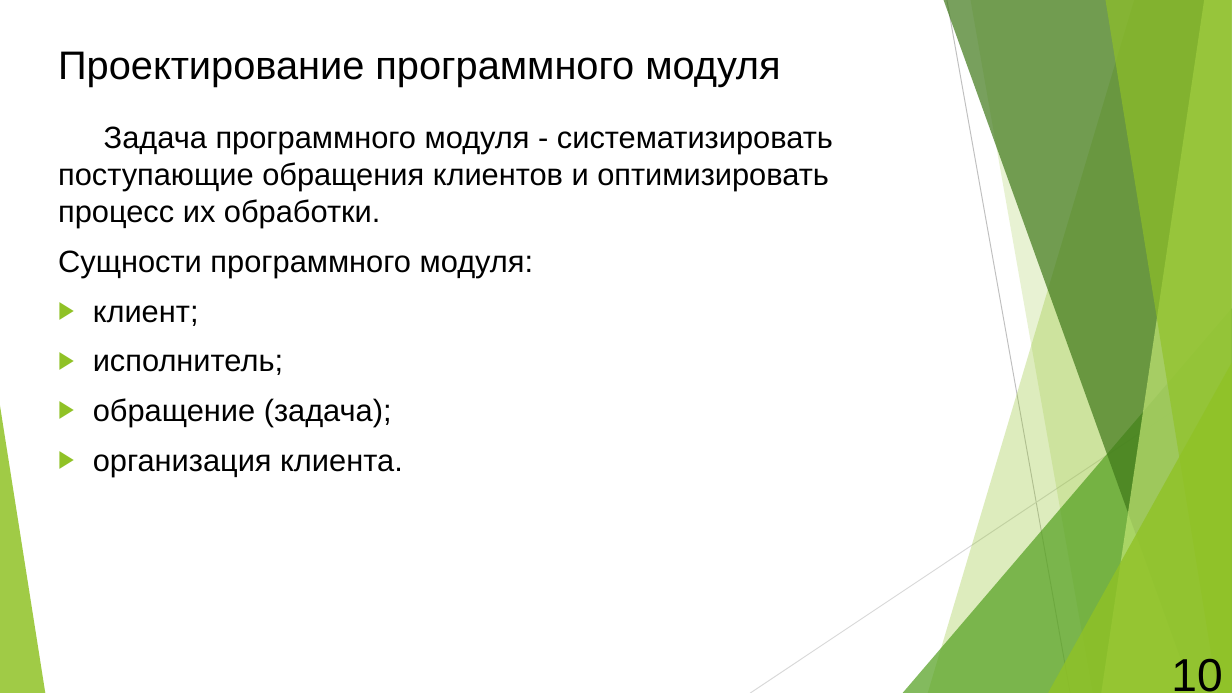
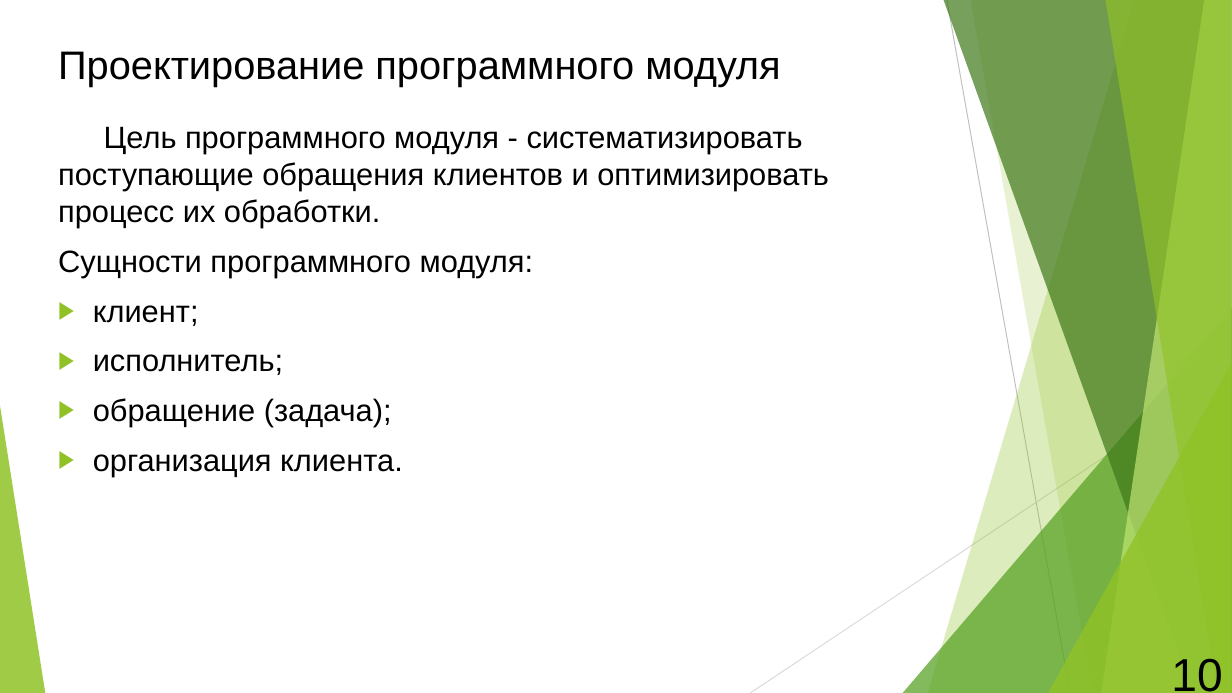
Before and after one commit to semenovMaksWeb/biti, a slide deck: slide 10 of ДИПЛОМ/ДИПЛОМ.2.0/Призентация.pptx. Drawn at 1232x693 pixels with LibreOffice and Linux fonts; fonts in the diff are those of the drawing. Boxes give left, top, right and bottom in pixels: in the first picture for what was removed or moved away, otherwise in the second. Text is boxed around its words. In the diff, an @@ line names an element or a change of style, - is before the commit and + after.

```diff
--- a/ДИПЛОМ/ДИПЛОМ.2.0/Призентация.pptx
+++ b/ДИПЛОМ/ДИПЛОМ.2.0/Призентация.pptx
@@ text at box(58, 126, 829, 228): text changed @@
-Задача программного модуля - систематизировать поступающие обращения клиентов и оптимизировать процесс их обработки.
+Цель программного модуля - систематизировать поступающие обращения клиентов и оптимизировать процесс их обработки.
```
Also in this commit, not shown: 3 other slides changed, 1 other file.
